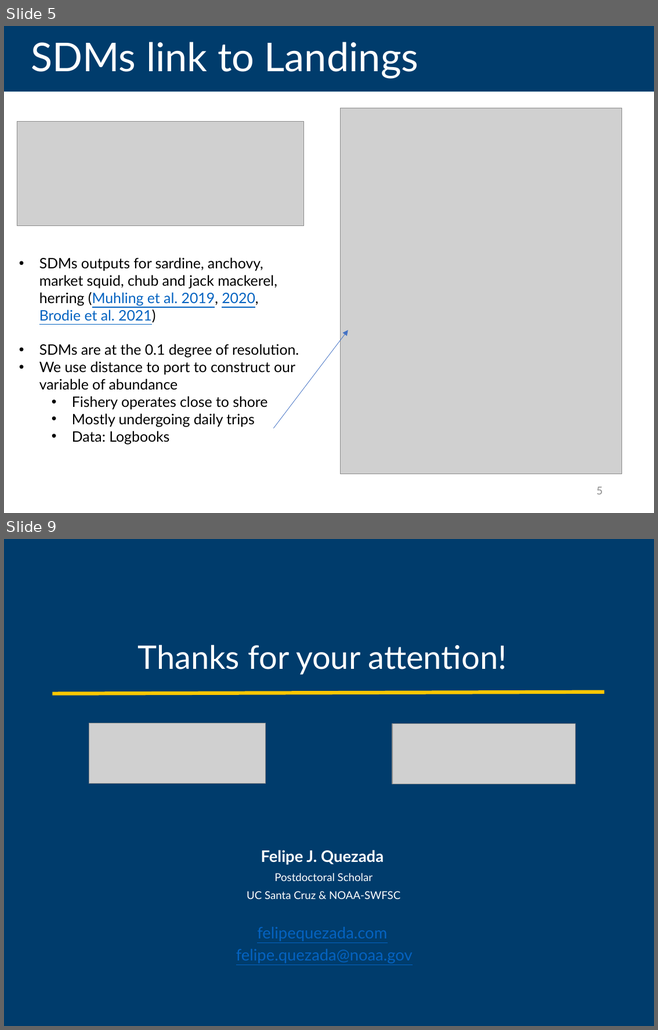
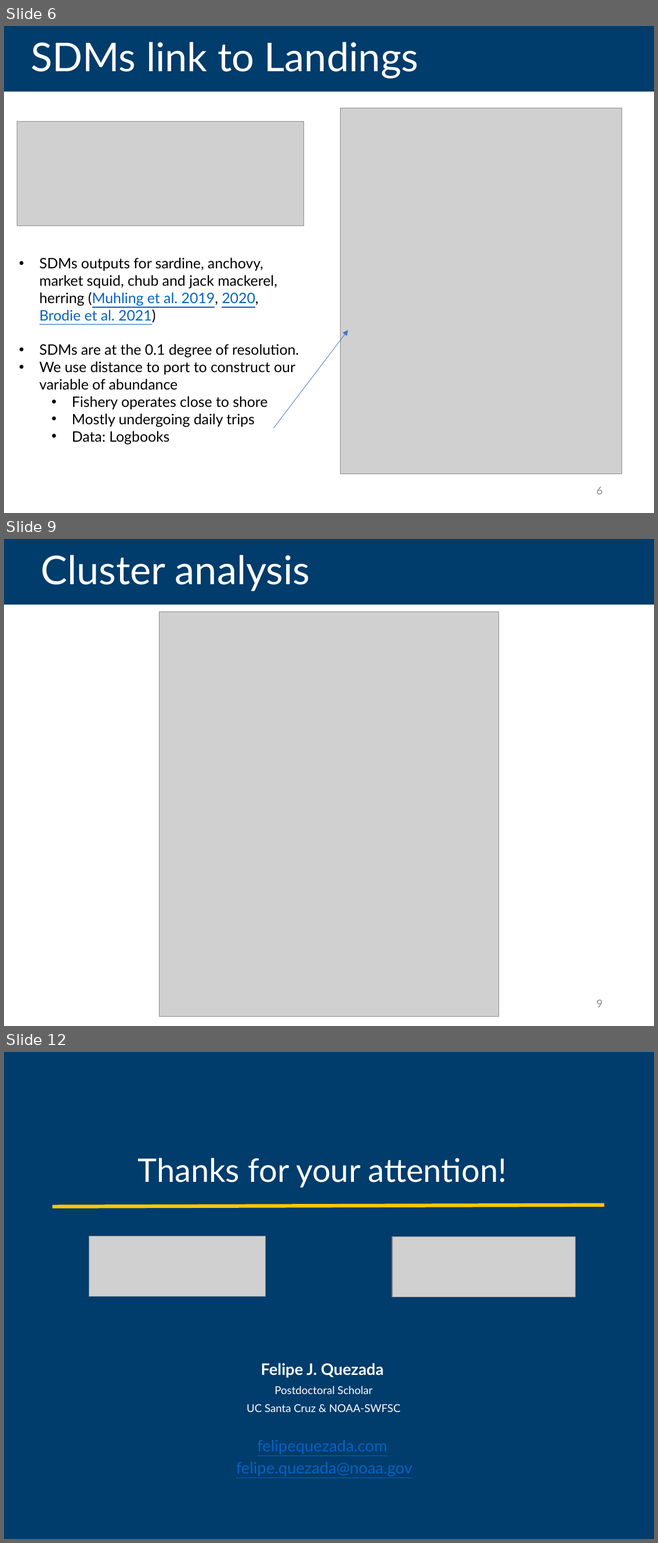
Before and after one commit to futureseas/EconAnalysis, a slide deck: Slides/portfolio_subs_FQE.pptx. Shown one above the other, each under a label of ours: slides 5 and 9 before the commit, slides 6, 9 and 12 after it; the slides between them are not shown. The pictures are 658x1030 and 658x1543 pixels, drawn with LibreOffice and Linux fonts; fonts in the diff are those of the drawing; grey boxes stand for pictures. Boxes give left, top, right and bottom in pixels: in the first picture for what was removed or moved away, otherwise in the second. Text is boxed around its words. In the diff, an @@ line names an element or a change of style, - is before the commit and + after.

```diff
--- a/Slides/portfolio_subs_FQE.pptx
+++ b/Slides/portfolio_subs_FQE.pptx
@@ slide 9 added at (x1=4, y1=539, x2=654, y2=1026), background #FFFFFF @@
@@ title added at (x1=4, y1=539, x2=654, y2=605), fill #003C6C, 44 pt, text #FFFFFF @@
+Cluster analysis
@@ picture added at (x1=159, y1=611, x2=498, y2=1016) @@
@@ page number added at (x1=596, y1=1000, x2=603, y2=1008), 12 pt, text #8C8C8C @@
+9
@@ what was slide 5 is now slide 6 @@
@@ page number at (x1=596, y1=487, x2=603, y2=495): text changed @@
-5
+6
@@ what was slide 9 is now slide 12 @@
```
Also in this commit, not shown: 4 slides changed, 2 other slides added, 15 other files.
